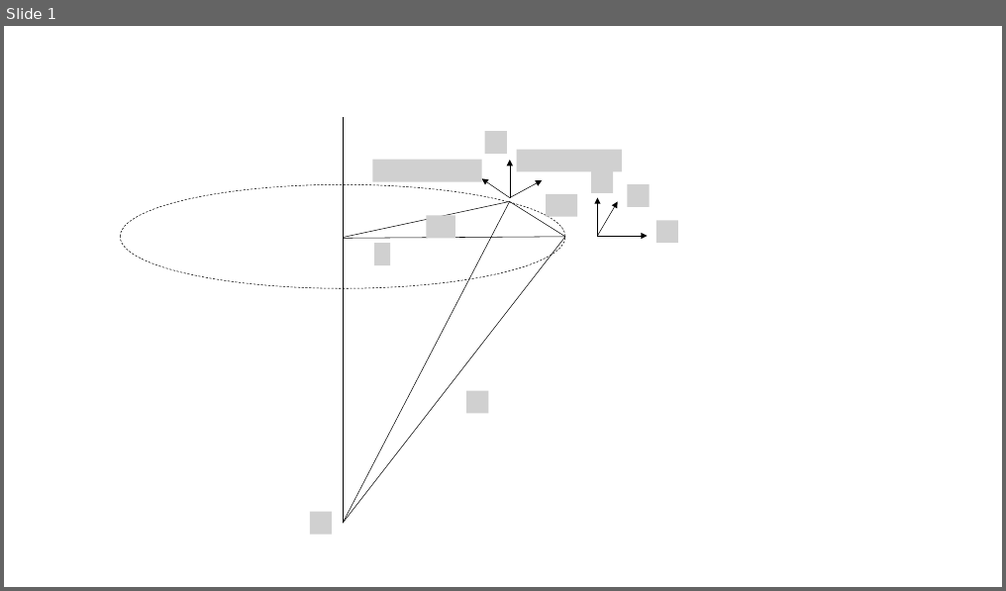
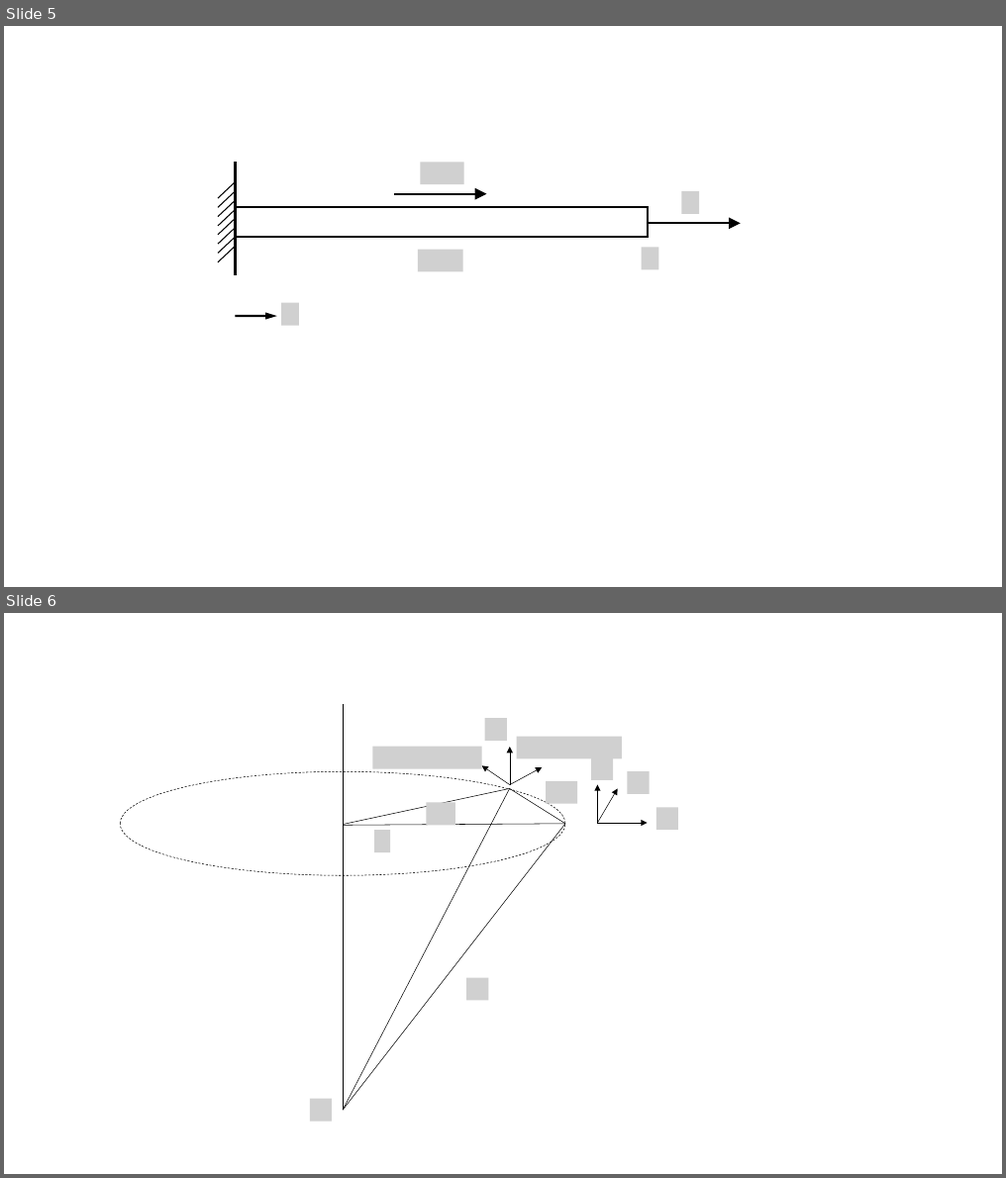
Before and after one commit to kms0523/Study, a slide deck: 그림.pptx. Shown one above the other, each under a label of ours: slide 1 before the commit, slides 5 and 6 after it. The pictures are 1006x591 and 1006x1178 pixels, drawn with LibreOffice and Linux fonts; fonts in the diff are those of the drawing; grey boxes stand for pictures. Boxes give left, top, right and bottom in pixels: in the first picture for what was removed or moved away, otherwise in the second. Text is boxed around its words. In the diff, an @@ line names an element or a change of style, - is before the commit and + after.

```diff
--- a/그림.pptx
+++ b/그림.pptx
@@ slide 5 added at (4, 26, 1002, 587), background #FFFFFF @@
@@ line added from (236, 163) to (236, 276), #000000 2.25 pt @@
@@ picture added at (420, 163, 464, 184) @@
@@ arrow added from (394, 194) to (487, 194), #000000 2.25 pt @@
@@ picture added at (681, 191, 699, 214) @@
@@ rectangle added at (236, 207, 648, 236), outline #000000 2.25 pt @@
@@ arrow added from (648, 224) to (741, 224), #000000 2.25 pt @@
@@ group added at (218, 181, 236, 263): 8 lines @@
@@ picture added at (418, 249, 463, 272) @@
@@ picture added at (642, 248, 659, 271) @@
@@ arrow added from (236, 316) to (277, 316), #000000 2.25 pt @@
@@ picture added at (282, 303, 300, 325) @@
@@ what was slide 1 is now slide 6 @@
```
Also in this commit, not shown: 4 other slides added, 42 other files.
